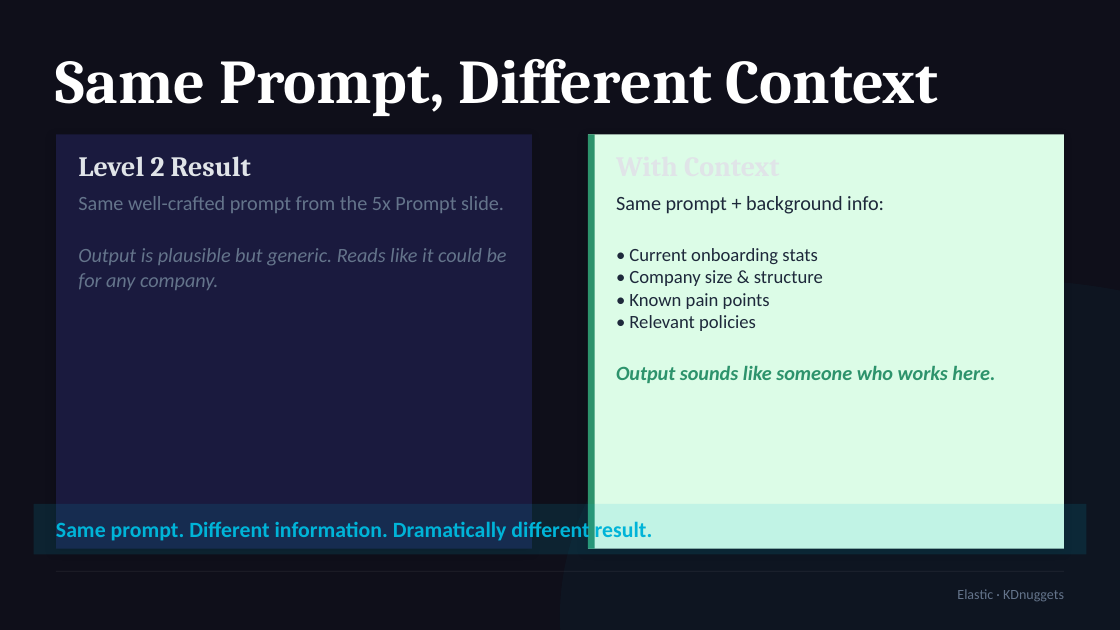
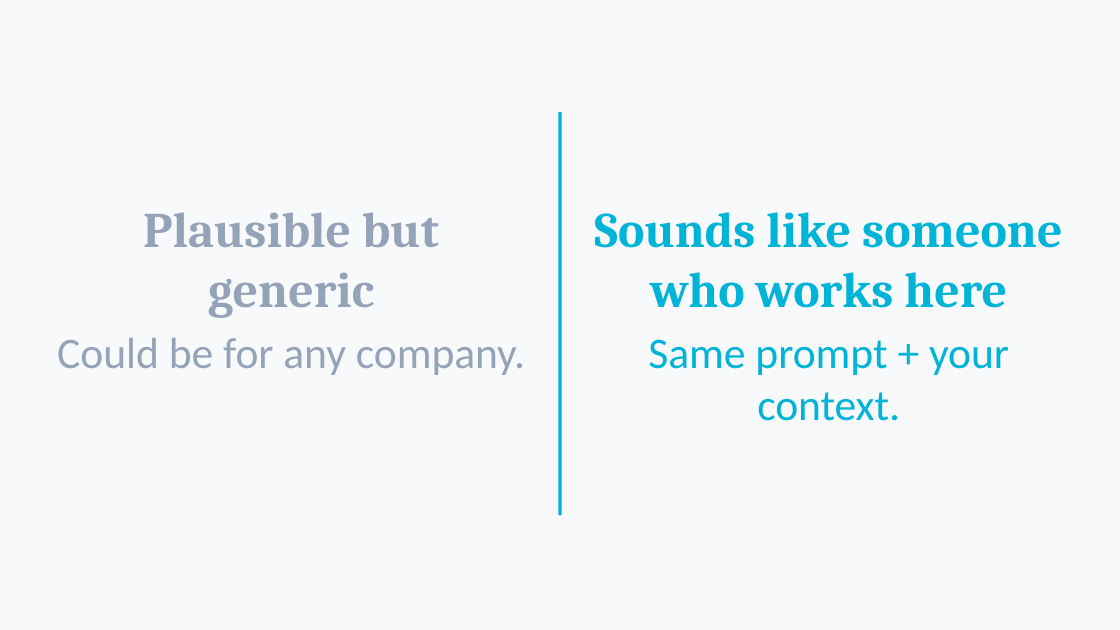
Before and after one commit to michaelengland/ai-best-practices, a slide deck: slide 35 of Getting-Agents-to-Give-Up-Their-Secrets.pptx (slide 25 before the commit). Drawn at 1120x630 pixels with LibreOffice and Linux fonts; fonts in the diff are those of the drawing. Boxes give left, top, right and bottom in pixels: in the first picture for what was removed or moved away, otherwise in the second. Text is boxed around its words. In the diff, an @@ line names an element or a change of style, - is before the commit and + after.

```diff
--- a/Getting-Agents-to-Give-Up-Their-Secrets.pptx
+++ b/Getting-Agents-to-Give-Up-Their-Secrets.pptx
@@ background #0F0F1A to #F8F9FA @@
@@ line added from (560, 112) to (560, 515), #00B4D8 2 pt @@
@@ rectangle removed at box(56, 134, 532, 549) @@
@@ rectangle removed at box(588, 134, 1064, 549) @@
@@ rectangle removed at box(588, 134, 595, 549) @@
@@ text removed at box(78, 156, 251, 176) @@
-Level 2 Result
@@ text removed at box(616, 196, 995, 383) @@
-Same prompt + background info:
-• Current onboarding stats
-• Company size & structure
-• Known pain points
-• Relevant policies
-Output sounds like someone who works here.
@@ text added at box(143, 212, 439, 318), 32 pt, text #94A3B8, bold @@
+Plausible but generic
@@ text added at box(594, 212, 1062, 308), 32 pt, text #00B4D8, bold @@
+Sounds like someone
+who works here
@@ ellipse removed at box(560, 280, 1120, 630) @@
@@ text "Same prompt + your context." at box(648, 339, 1009, 421): vertical alignment middle to top @@
@@ text at box(57, 338, 525, 375): text changed; size 13 to 28 pt; text colour #64748B to #94A3B8; italic off @@
-Same well-crafted prompt from the 5x Prompt slide.
-Output is plausible but generic. Reads like it could be for any company.
+Could be for any company.
@@ text at box(648, 339, 1009, 421): text changed; size 40 to 28 pt; font Cambria to Calibri; text colour #FFFFFF to #00B4D8; bold off @@
-Same Prompt, Different Context
+Same prompt + your context.
@@ rectangle removed at box(34, 504, 1086, 554) @@
@@ text removed at box(56, 519, 653, 544) @@
-Same prompt. Different information. Dramatically different result.
@@ line removed from (56, 571) to (1064, 571) @@
@@ text removed at box(957, 589, 1064, 601) @@
-Elastic · KDnuggets
```
Also in this commit, not shown: 27 other slides changed, 42 slides added, 23 slides removed, 1 other file.
